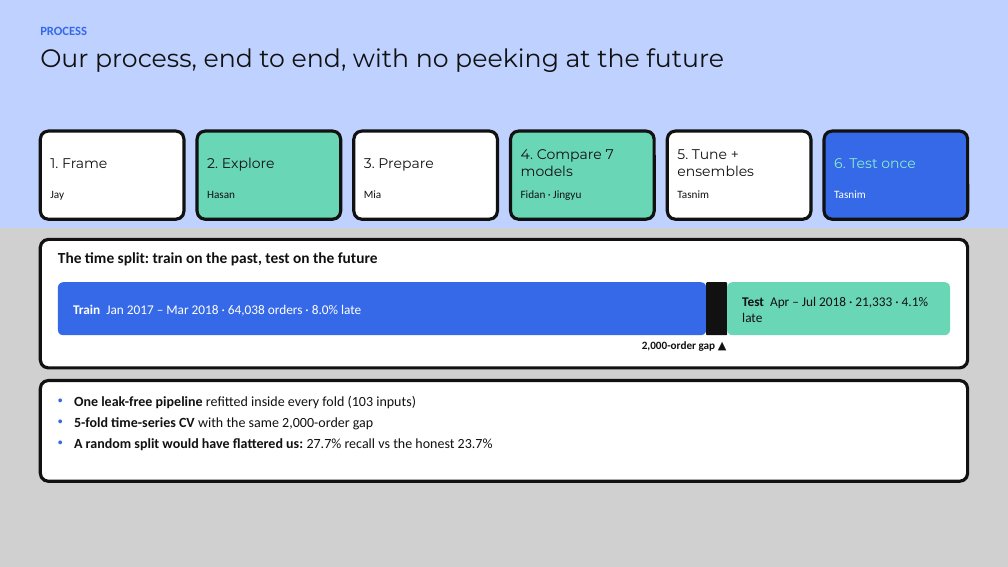
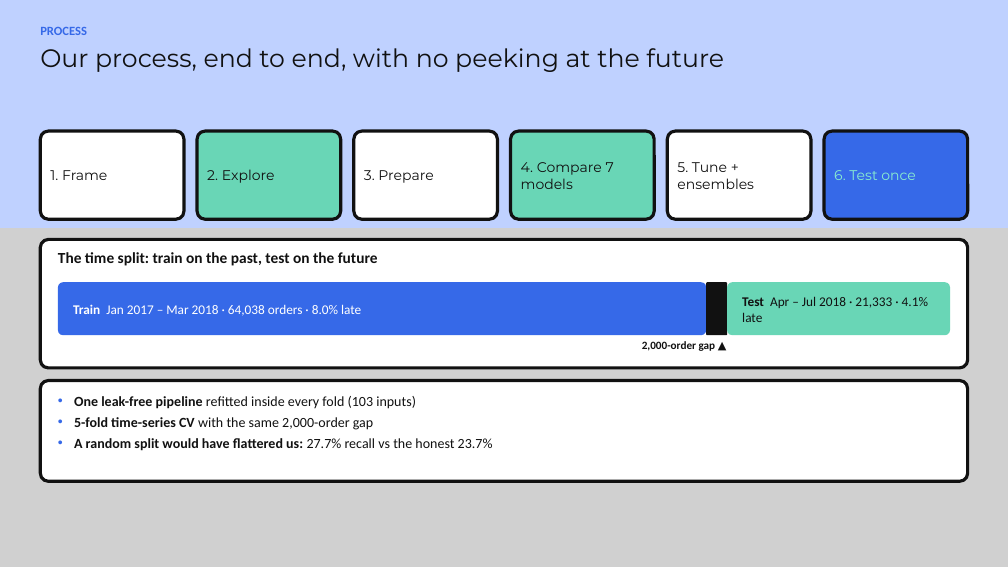
Before and after one commit to JustJay7/olist-late-delivery, a slide deck: slide 6 of slides/olist_late_delivery_presentation.pptx. Drawn at 1008x567 pixels with LibreOffice and Linux fonts; fonts in the diff are those of the drawing; grey boxes stand for pictures. Boxes give left, top, right and bottom in pixels: in the first picture for what was removed or moved away, otherwise in the second. Text is boxed around its words. In the diff, an @@ line names an element or a change of style, - is before the commit and + after.

```diff
--- a/slides/olist_late_delivery_presentation.pptx
+++ b/slides/olist_late_delivery_presentation.pptx
@@ text "1. Frame": place and size @@
-text "1. Frame" at (50, 158, 107, 168)
+text "1. Frame" at (50, 170, 107, 180)
@@ text "2. Explore": place and size @@
-text "2. Explore" at (207, 157, 275, 171)
+text "2. Explore" at (207, 169, 275, 183)
@@ text "3. Prepare": place and size @@
-text "3. Prepare" at (364, 158, 433, 171)
+text "3. Prepare" at (364, 170, 433, 183)
@@ text "4. Compare 7 models": place and size @@
-text "4. Compare 7 models" at (521, 149, 614, 176)
+text "4. Compare 7 models" at (521, 162, 614, 189)
@@ text "5. Tune + ensembles": place and size @@
-text "5. Tune + ensembles" at (677, 149, 754, 176)
+text "5. Tune + ensembles" at (677, 162, 754, 189)
@@ text "6. Test once": place and size @@
-text "6. Test once" at (834, 158, 916, 168)
+text "6. Test once" at (834, 170, 916, 180)
@@ text removed at (50, 191, 64, 200) @@
-Jay
@@ text removed at (207, 191, 235, 198) @@
-Hasan
@@ text removed at (364, 190, 381, 198) @@
-Mia
@@ text removed at (521, 190, 581, 200) @@
-Fidan · Jingyu
@@ text removed at (677, 190, 709, 198) @@
-Tasnim
@@ text removed at (834, 190, 866, 198) @@
-Tasnim
```
Also in this commit, not shown: 13 other slides changed, 1 other file.
